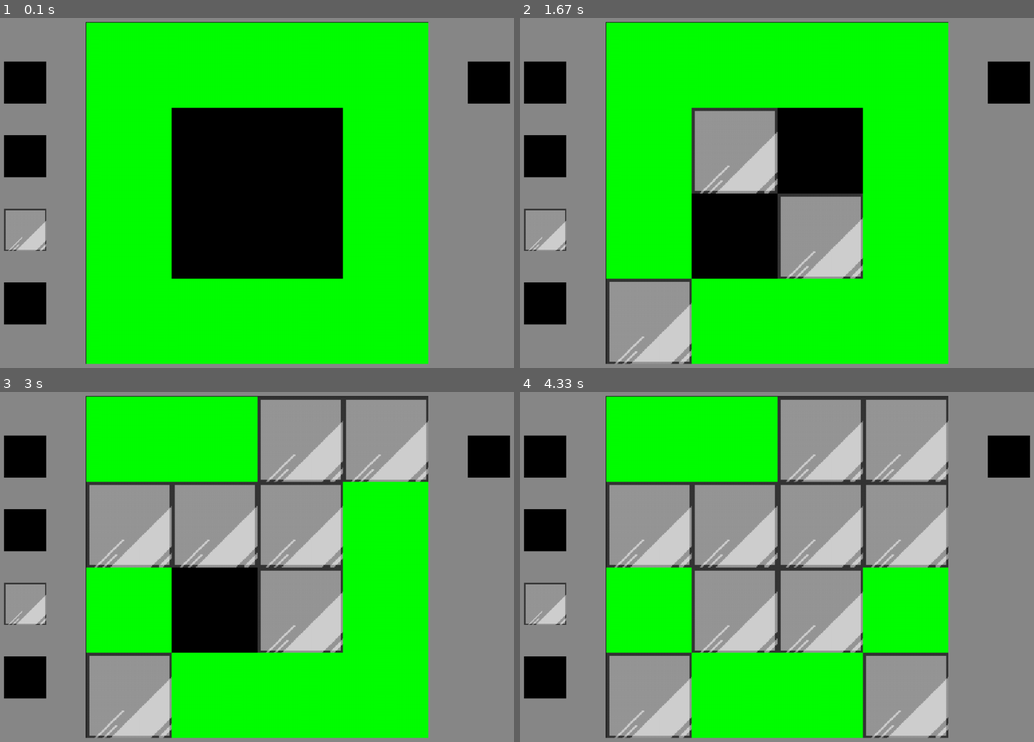
Above: before the commit, frames 1-4 (two rows, left to right).
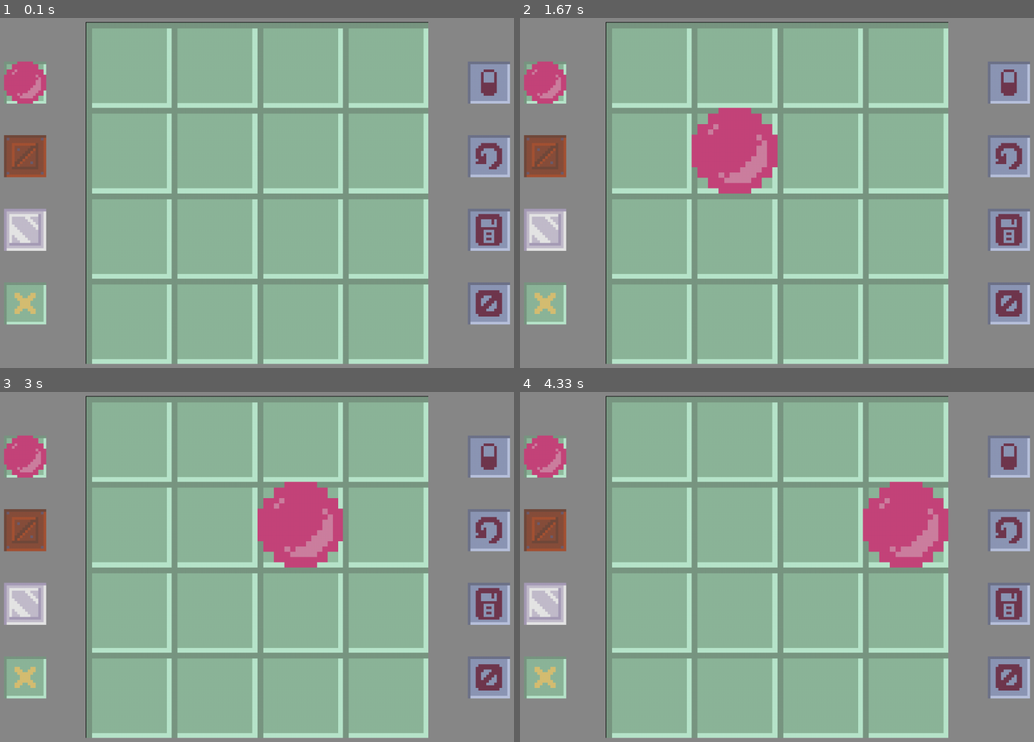
Above: after the commit, the same moments.

Repository: PekeIsBae/NEA
Game: pygame game, started from create_level.py
The game is run twice, just before and just after one commit, with the same random seed, the same clock (stepped at 60 frames per second) and the same inputs.
Inputs (mouse positions are in pixels of both pictures, inside the frame that each line leads up to):
- Up to frame 1 (0.1 s): no input
- Up to frame 2 (1.67 s): click (545, 81) at 0.38 s; click (679, 280) at 0.72 s; click (802, 238) at 1.05 s; click (705, 165) at 1.38 s
- Up to frame 3 (3 s): click (406, 430) at 1.72 s; click (87, 546) at 2.05 s; click (308, 472) at 2.38 s; click (298, 560) at 2.72 s
- Up to frame 4 (4.33 s): click (874, 696) at 3.05 s; click (715, 570) at 3.38 s; click (910, 567) at 3.72 s

The runs differ from the first frame. In frame 1, 73% of the frame differs, in the area x 0-100%, y 1-99%; in frame 2, 72%; in frame 3, 72%; in frame 4, 71%.

Commit message:
Added sprites into the game. Also added empty tile contents so levels layouts can be saved to files. All game objects can be placed on the board now and their special rules have also been implemented (e.g only one player, yellow boxes indicate goal tile beneath ect.)
Need to add saving feature with name writer to prevent duplicate level names.

Diff:
--- a/create_level.py
+++ b/create_level.py
@@ -49,13 +49,12 @@
 
 class EditButton(GameSprite):
 
-    def __init__(self, x, y, w, h, paint, sprite=None):
+    def __init__(self, x, y, w, h, paint, sprite):
         super().__init__(x, y, w, h)
         self.paint = paint
         self.sprite = sprite
-        if self.sprite:
-            self.image = pg.image.load(f'./images/{self.sprite}').convert()
-            self.image = pg.transform.scale(self.image, (w, h))
+        self.image = pg.image.load(f'./images/{self.sprite}').convert()
+        self.image = pg.transform.scale(self.image, (w, h))
 
     def get_paint(self):
         return self.paint
@@ -76,22 +75,47 @@
         self.rect.center = (x + w/2, y + h/2)
         self.edge = edge
         self.contents = None
+        self.goal_tile = False
         self.row = row
         self.col = col
         self.w = w
         self.h = h
-        if self.edge:
-            self.image.fill((0, 255, 0))
+        self.change_sprite('tile')
+
+    def change_sprite(self, sprite):
+        self.image = pg.transform.scale(pg.image.load(f'./images/{sprite}.png').convert(), (self.w, self.h))
 
     def get_coords(self):
         return self.row, self.col
 
+    def get_goal_tile(self):
+        return self.goal_tile
+
     def get_contents(self):
         return self.contents
 
-    def update_contents(self, item):
+    def erase_contents(self):
+        self.contents = None
+        if self.goal_tile:
+            self.change_sprite('goal_tile')
+        else:
+            self.change_sprite('tile')
+
+    def goal_tile_on(self):
+        self.goal_tile = True
+        self.change_sprite('goal_tile')
+
+    def goal_tile_off(self):
+        self.goal_tile = False
+        self.change_sprite('tile')
+
+    def add_fitted_box(self):
+        self.contents = 'box'
+        self.change_sprite('fitted_box')
+
+    def add_contents(self, item):
         self.contents = item
-        self.image = pg.transform.scale(pg.image.load(f'./images/wall.png').convert(), (self.w, self.h))
+        self.change_sprite(item)
 
 
 class Workspace(GameSprite):
@@ -126,14 +150,28 @@
     def remove_current_player(self):
         for slot in self.empty_slots_group:
             if slot.get_contents() == 'player':
-                slot.update_contents(None)
+                slot.erase_contents()
 
     def events(self, mouse_point, paint):
-        if paint == 'player':
-            self.remove_current_player()
         for slot in self.empty_slots_group:
             if slot.rect.collidepoint(self.localise_pos(mouse_point)):
-                slot.update_contents(paint)
+                if paint == 'eraser':
+                    if slot.get_goal_tile() and not slot.get_contents():
+                        slot.goal_tile_off()
+                    else:
+                        slot.erase_contents()
+                elif not slot.get_contents():
+                    if paint == 'goal_tile':
+                        slot.goal_tile_on()
+                    else:
+                        if slot.get_goal_tile() and paint == 'box':
+                            slot.add_fitted_box()
+                        elif not slot.get_goal_tile():
+                            if paint == 'player':
+                                self.remove_current_player()
+                                slot.add_contents(paint)
+                            else:
+                                slot.add_contents(paint)
 
         self.empty_slots_group.draw(self.image)
 
@@ -157,36 +195,42 @@
 
     def create_widgets(self):
         self.player_b = EditButton(edit_cnfg['b_x'], edit_cnfg['b_y'], edit_cnfg['b_sizex'],
-                                   edit_cnfg['b_sizey'], 'player')
+                                   edit_cnfg['b_sizey'], 'player', 'player.png')
         self.box_b = EditButton(edit_cnfg['b_x'], edit_cnfg['b_y']*2, edit_cnfg['b_sizex'],
-                                edit_cnfg['b_sizey'], 'box')
+                                edit_cnfg['b_sizey'], 'box', 'box.png')
         self.wall_b = EditButton(edit_cnfg['b_x'], edit_cnfg['b_y']*3, edit_cnfg['b_sizex'],
                                  edit_cnfg['b_sizey'], 'wall', 'wall.png')
         self.gtile_b = EditButton(edit_cnfg['b_x'], edit_cnfg['b_y']*4, edit_cnfg['b_sizex'],
-                                  edit_cnfg['b_sizey'], 'gtile')
+                                  edit_cnfg['b_sizey'], 'goal_tile', 'goal_tile.png')
 
         self.eraser_b = EditButton(edit_cnfg['w'] - edit_cnfg['b_x'], edit_cnfg['b_y'], edit_cnfg['b_sizex'],
-                                   edit_cnfg['b_sizey'], None)
-        self.wipe_b = GameSprite(edit_cnfg['w'] - edit_cnfg['b_x'], edit_cnfg['b_y']*2, edit_cnfg['b_sizex'],
-                                 edit_cnfg['b_sizey'])
-        self.save_b = GameSprite(edit_cnfg['w'] - edit_cnfg['b_x'], edit_cnfg['b_y']*3, edit_cnfg['b_sizex'],
-                                 edit_cnfg['b_sizey'])
-        self.quit_b = GameSprite(edit_cnfg['w'] - edit_cnfg['b_x'], edit_cnfg['b_y']*4, edit_cnfg['b_sizex'],
-                                 edit_cnfg['b_sizey'])
+                                   edit_cnfg['b_sizey'], 'eraser', 'eraser.png')
+        self.reset_b = EditButton(edit_cnfg['w'] - edit_cnfg['b_x'], edit_cnfg['b_y']*2, edit_cnfg['b_sizex'],
+                                 edit_cnfg['b_sizey'], None, 'reset.png')
+        self.save_b = EditButton(edit_cnfg['w'] - edit_cnfg['b_x'], edit_cnfg['b_y']*3, edit_cnfg['b_sizex'],
+                                 edit_cnfg['b_sizey'], None, 'save.png')
+        self.quit_b = EditButton(edit_cnfg['w'] - edit_cnfg['b_x'], edit_cnfg['b_y']*4, edit_cnfg['b_sizex'],
+                                 edit_cnfg['b_sizey'], None, 'quit.png')
 
         self.workspace = Workspace(edit_cnfg['wrk_x'], edit_cnfg['wrk_y'],
                                    edit_cnfg['wrk_sizex'], edit_cnfg['wrk_sizey'], self.level_data)
 
-        self.palette_group = pg.sprite.Group()
-        self.palette_group.add(self.player_b, self.box_b, self.wall_b, self.gtile_b,
-                               self.eraser_b)
+        self.edit_group = pg.sprite.Group()
+        self.edit_group.add(self.player_b, self.box_b, self.wall_b, self.gtile_b,
+                            self.eraser_b, self.reset_b, self.save_b, self.quit_b)
 
         self.workspace_group = pg.sprite.Group()
         self.workspace_group.add(self.workspace)
 
+    def reset_board(self):
+        self.workspace_group = pg.sprite.Group()
+        self.workspace = Workspace(edit_cnfg['wrk_x'], edit_cnfg['wrk_y'],
+                                   edit_cnfg['wrk_sizex'], edit_cnfg['wrk_sizey'], self.level_data)
+        self.workspace_group.add(self.workspace)
+
     def draw_groups(self):
         self.workspace_group.draw(self.screen)
-        self.palette_group.draw(self.screen)
+        self.edit_group.draw(self.screen)
 
     def mainloop(self):
 
@@ -200,9 +244,13 @@
                 if event.type == pg.MOUSEBUTTONDOWN:
                     if event.button == 1:
                         self.mouse_point = event.pos
-                        for button in self.palette_group:
+                        for button in self.edit_group:
                             if button.rect.collidepoint(self.mouse_point):
                                 self.selected = button.get_paint()
+                        if self.reset_b.rect.collidepoint(self.mouse_point):
+                            self.reset_board()
+                        if self.quit_b.rect.collidepoint(self.mouse_point):
+                            self.done = True
                         if self.workspace.rect.collidepoint(self.mouse_point) and self.selected:
                             self.workspace.events(self.mouse_point, self.selected)
 
--- a/levels/Level_1.txt
+++ b/levels/Level_1.txt
@@ -1,5 +1,5 @@
 {
-    "map": ["0####0", "#....#", "#x...#", "#....#", "#x..x#", "0####0"],
+    "map": ["000000", "#....#", "0x...#", "#....#", "#x..x#", "0####0"],
     "player_coords": [2, 1],
     "box_coords": [[3, 4], [3, 2], [2, 3]],
     "completed": "False"
--- a/levels/Level_3.txt
+++ b/levels/Level_3.txt
@@ -1,5 +1,5 @@
 {
-    "map": ["0####0", "#....#", "#x...#", "#....#", "#x..x#", "0####0"],
+    "map": ["000000", "#....#", "#x...0", "#....#", "#x..x#", "0####0"],
     "player_coords": [2, 1],
     "box_coords": [[3, 4], [3, 2], [2, 3]],
     "completed": "False"
--- a/walk_pygame.py
+++ b/walk_pygame.py
@@ -471,6 +471,7 @@
                 if self.newposx == box.rect.x and self.newposy == box.rect.y:
                     self.valid, self.box_pushed = self.assess_box_collision(key, box)
                     break
+            # TODO This does not keep the player in the board bounds, fix this
             if BOARDW <= self.newposx <= 0 or BOARDH <= self.newposy <= 0:
                 self.valid = False
             if self.valid:
@@ -495,7 +496,8 @@
 
     def __init__(self, x, y, w, h):
         super().__init__(x, y, w, h)
-        self.image.fill(PLAYER_COLOUR)
+        #self.image.fill(PLAYER_COLOUR)
+        self.image = pg.transform.scale(pg.image.load('./images/player.png'), (w, h))
 
     def assess_box_collision(self, key, box):
         if key not in box.get_valid_moves():
@@ -508,21 +510,24 @@
 
     def __init__(self, x, y, w, h):
         super().__init__(x, y, w, h)
-        self.image.fill(BOX_COLOUR)
+        #self.image.fill(BOX_COLOUR)
+        self.image = pg.transform.scale(pg.image.load('./images/box.png'), (w, h))
 
 
 class Wall(GameSprite):
 
     def __init__(self, x, y, w, h):
         super().__init__(x, y, w, h)
-        self.image.fill(WALL_COLOUR)
+        #self.image.fill(WALL_COLOUR)
+        self.image = pg.transform.scale(pg.image.load('./images/wall.png'), (w, h))
 
 
 class Tile(GameSprite):
 
     def __init__(self, x, y, w, h):
         super().__init__(x, y, w, h)
-        self.image.fill(TILE_COLOUR)
+        #self.image.fill(TILE_COLOUR)
+        self.image = pg.transform.scale(pg.image.load('./images/tile.png'), (w, h))
 
 
 class GTile(Tile):
@@ -530,6 +535,7 @@
     def __init__(self, x, y, w, h):
         super().__init__(x, y, w, h)
         self.image.fill(GTILE_COLOUR)
+        self.image = pg.transform.scale(pg.image.load('./images/goal_tile.png'), (w, h))
 
     def check_filled(self, boxes):
         for box in boxes:
Binary file added: images/box.png
Binary file added: images/eraser.png
Binary file added: images/fitted_box.png
Binary file added: images/goal_tile.png
Binary file added: images/player.png
Binary file added: images/quit.png
Binary file added: images/reset.png
Binary file added: images/save.png
Binary file added: images/tile.png
Binary file changed: images/wall.png
Not shown, added: images/spritesheet.kra
Not shown, added: images/wall.kra
